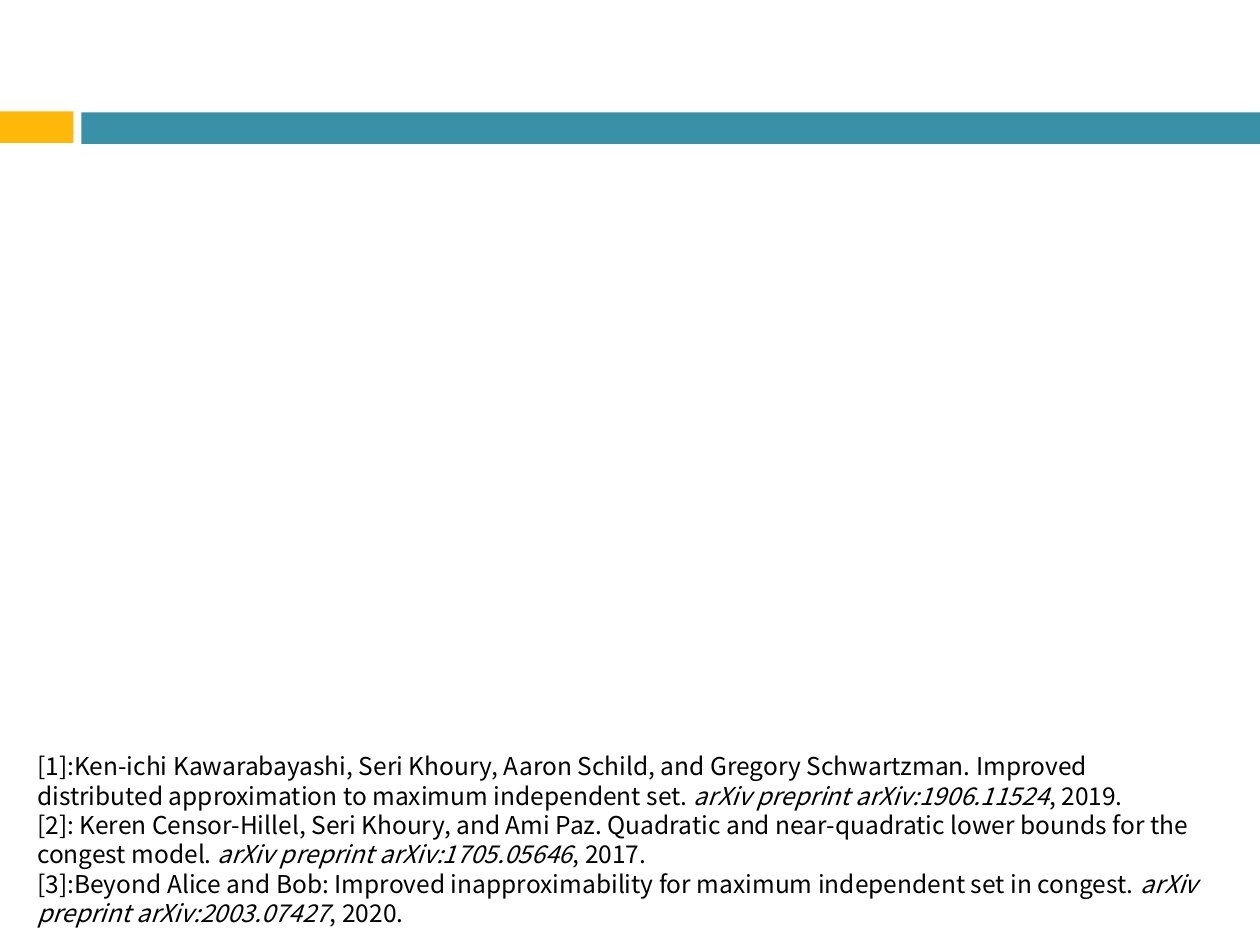
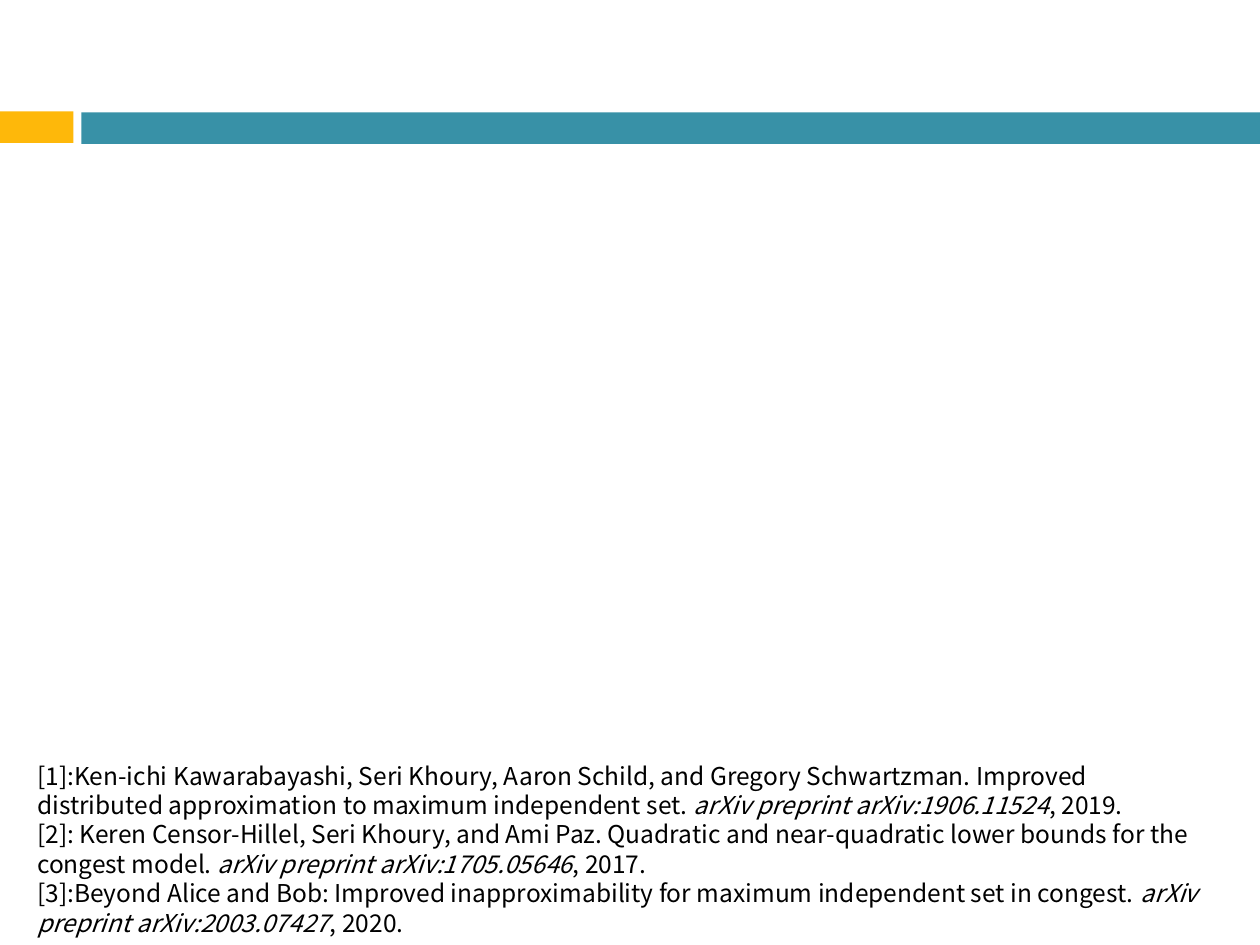
Before and after one commit to Izulabo-nitech/Distributed_Complexity_of_k-Maximal_Independent_Set_Verification, a slide deck: slide 6 of MT/修論審査会用発表資料.pptx. Drawn at 1260x945 pixels with LibreOffice and Linux fonts; fonts in the diff are those of the drawing; grey boxes stand for pictures. Boxes give left, top, right and bottom in pixels: in the first picture for what was removed or moved away, otherwise in the second. Text is boxed around its words. In the diff, an @@ line names an element or a change of style, - is before the commit and + after.

```diff
--- a/MT/修論審査会用発表資料.pptx
+++ b/MT/修論審査会用発表資料.pptx
@@ text "[1]:Ken-ichi Kawarabayashi, Seri Khoury, Aaron ..." moved from (x1=37, y1=755, x2=1198, y2=928) to (x1=37, y1=765, x2=1198, y2=938) @@
```
Also in this commit, not shown: 8 other slides changed.
